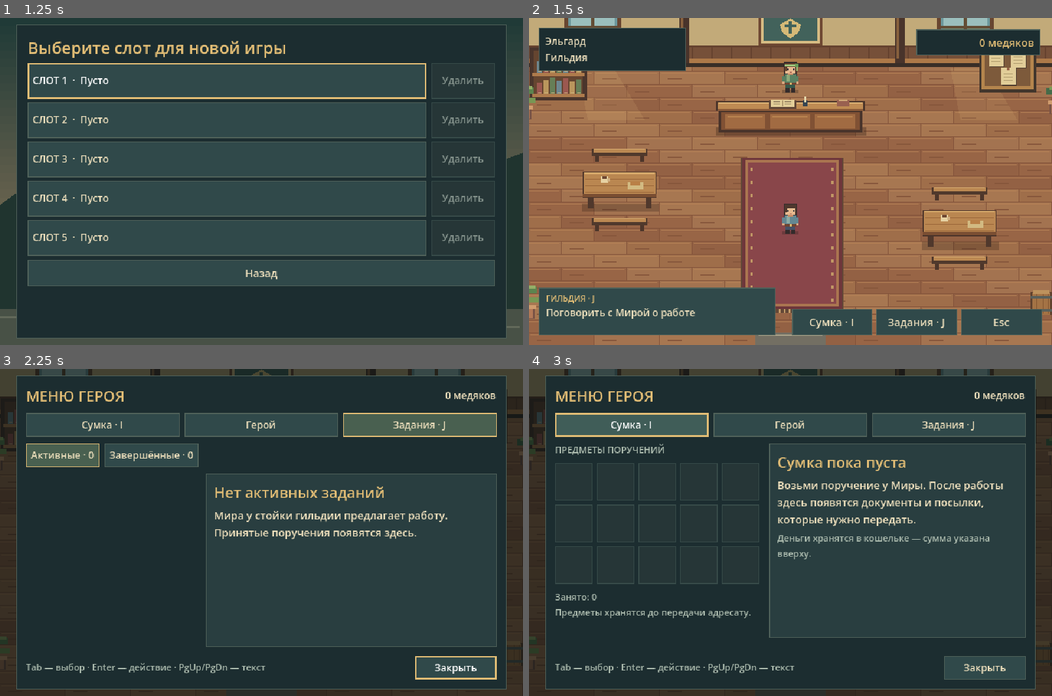
Above: before the commit, frames 1-4 (two rows, left to right).
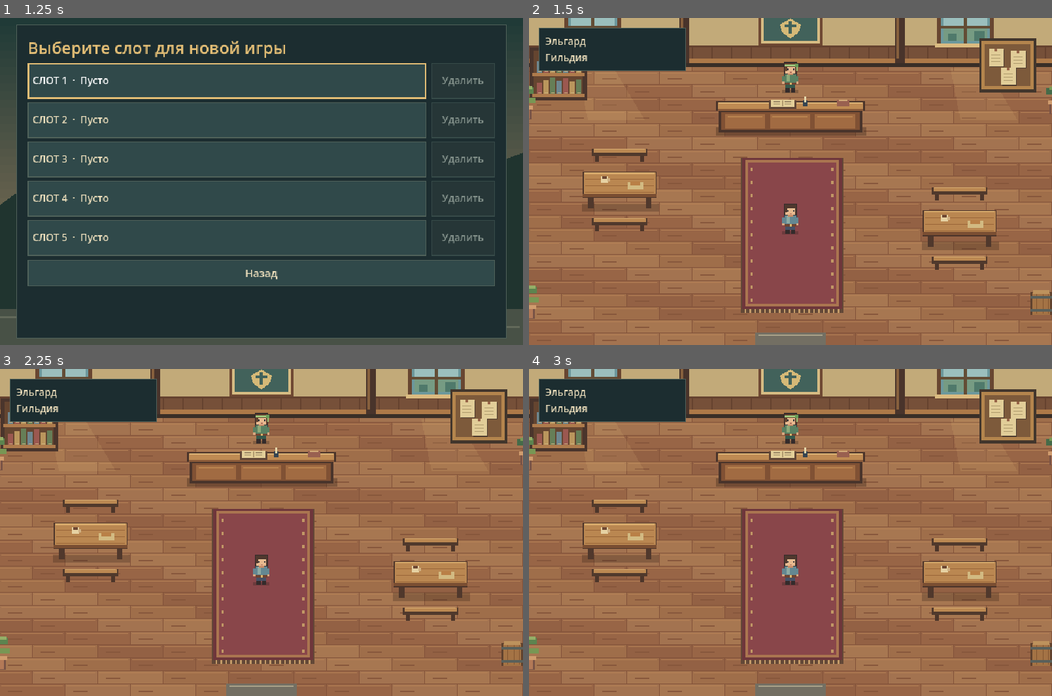
Above: after the commit, the same moments.

Repository: Zmeika-odinochka/EllaraRPG
Game: Godot game, scene res://scenes/main_menu.tscn
The game is run twice, just before and just after one commit, with the same random seed, the same clock (stepped at 60 frames per second) and the same inputs.
Inputs (mouse positions are in pixels of both pictures, inside the frame that each line leads up to):
- Up to frame 1 (1.25 s): click "Новая игра" at 0.5 s
- Up to frame 2 (1.5 s): click "СЛОТ 1 · Пусто" at 1.25 s
- Up to frame 3 (2.25 s): click (130, 663) at 2 s, where only the run before the commit has a clickable "ГИЛЬДИЯ · J"
- Up to frame 4 (3 s): click (633, 424) at 2.75 s, where only the run before the commit has a clickable "Сумка · I"

Frame 1 is identical in both runs. In frame 2, 12% of the frame differs, in the area x 1-99%, y 3-97%; in frame 3, 97%, in the area x 0-100%, y 0-100%; in frame 4, 97%.

Commit message:
Simplify HUD and show only active objective at top right

Diff:
--- a/scripts/game_hud.gd
+++ b/scripts/game_hud.gd
@@ -3,11 +3,7 @@
 var world: Node
 var state: Node
 var objective_label: Label
-var wallet_label: Label
 var activity_label: Label
-var tracker_title: Label
-var tracker: Button
-var toolbar: HBoxContainer
 var action_button: Button
 var toast: Label
 var toast_remaining := 0.0
@@ -29,36 +25,14 @@
 	controls.add_child(location)
 	var title := UI.label(world.location_title.replace(" · ", "\n"), 12)
 	location.add_child(title)
-	wallet_label = UI.label("", 13, UI.GOLD)
-	wallet_label.position = Vector2(474, 14)
-	wallet_label.size = Vector2(152, 28)
-	wallet_label.horizontal_alignment = HORIZONTAL_ALIGNMENT_RIGHT
-	wallet_label.add_theme_stylebox_override("normal", UI.panel_style(UI.DARK, "50625a", 7))
-	controls.add_child(wallet_label)
-	tracker = UI.button("")
-	tracker.position = Vector2(12, 330)
-	tracker.size = Vector2(290, 58)
-	tracker.tooltip_text = "Открыть журнал заданий · J"
-	tracker.pressed.connect(open_menu.bind("quests"))
-	controls.add_child(tracker)
-	tracker_title = UI.label("ТЕКУЩАЯ ЦЕЛЬ · J", 10, UI.GOLD)
-	tracker_title.position = Vector2(9, 6)
-	tracker_title.size.x = 272
-	tracker.add_child(tracker_title)
 	objective_label = UI.label("", 12)
-	objective_label.position = Vector2(9, 22)
-	objective_label.size = Vector2(272, 31)
-	tracker.add_child(objective_label)
-	toolbar = HBoxContainer.new()
-	toolbar.position = Vector2(322, 356)
-	toolbar.size = Vector2(306, 32)
-	toolbar.add_theme_constant_override("separation", 5)
-	controls.add_child(toolbar)
-	for entry in [["Сумка · I", "inventory"], ["Задания · J", "quests"], ["Esc", "pause"]]:
-		var b := UI.button(entry[0])
-		b.size_flags_horizontal = Control.SIZE_EXPAND_FILL
-		b.pressed.connect(open_menu.bind(entry[1]))
-		toolbar.add_child(b)
+	objective_label.position = Vector2(350, 14)
+	objective_label.size = Vector2(278, 40)
+	objective_label.horizontal_alignment = HORIZONTAL_ALIGNMENT_RIGHT
+	objective_label.add_theme_color_override("font_shadow_color", Color("182525"))
+	objective_label.add_theme_constant_override("shadow_offset_x", 1)
+	objective_label.add_theme_constant_override("shadow_offset_y", 1)
+	controls.add_child(objective_label)
 	action_button = UI.button("", true)
 	action_button.position = Vector2(438, 320)
 	action_button.size = Vector2(190, 28)
@@ -78,15 +52,10 @@
 	state.save_failed.connect(on_save_failed)
 	refresh()
 
-func open_menu(context: String) -> void:
-	if not world.can_manual_save(): return
-	if context == "pause": world.pause_menu.open_pause()
-	else: world.open_character_panel(context)
-
 func refresh() -> void:
-	objective_label.text = state.objective()
-	wallet_label.text = "%d медяков" % state.personal_coins
-	tracker_title.text = "ТЕКУЩАЯ ЦЕЛЬ · J" if not state.current_tracked_quest().is_empty() else "ГИЛЬДИЯ · J"
+	var has_objective: bool = not state.current_tracked_quest().is_empty()
+	objective_label.text = state.objective() if has_objective else ""
+	objective_label.visible = has_objective
 	if state.personal_coins > previous_coins:
 		show_toast("Получено %d медяков" % (state.personal_coins - previous_coins))
 	previous_coins = state.personal_coins
--- a/scripts/world_location.gd
+++ b/scripts/world_location.gd
@@ -15,7 +15,6 @@
 var prompt: Label
 var portal_prompt: Label
 var objective_label: Label
-var wallet_label: Label
 var activity_label: Label
 var hud: CanvasLayer
 var pause_menu: CanvasLayer
@@ -89,7 +88,6 @@
 	hud = preload("res://scripts/game_hud.gd").new()
 	add_child(hud)
 	objective_label = hud.objective_label
-	wallet_label = hud.wallet_label
 	activity_label = hud.activity_label
 	prompt = make_prompt("E · " + npc_name, npc_prompt_at)
 	prompt.name = "NpcPrompt"
@@ -169,7 +167,7 @@
 		state.transition_autosave_pending = false
 		transitioning = false
 		player.set_controls_enabled(true)
-		objective_label.text = "Не удалось открыть локацию. Попробуйте ещё раз."
+		hud.show_toast("Не удалось открыть локацию. Попробуйте ещё раз.", 8.0)
 		push_error("Scene transition failed: " + error_string(result))
 
 
--- a/tests/quest_completion.gd
+++ b/tests/quest_completion.gd
@@ -117,7 +117,7 @@
 	await capture("mira-payment.png")
 	await press_primary()
 	check(state.quest_stage == state.QuestStage.COMPLETED and state.personal_coins == 18, "Reward pays 18 coins once")
-	check(game.wallet_label.text == "18 медяков", "HUD wallet updates")
+	check(not game.objective_label.visible, "Completed final quest clears HUD objective")
 	await capture("mira-paid.png")
 	game.dialogue.accept_button.pressed.emit()
 	state.claim_reward()
@@ -135,7 +135,7 @@
 	game.character_panel.close_button.pressed.emit()
 	await frames()
 	await travel_at(Vector2(384, 428))
-	check(state.personal_coins == 18 and game.wallet_label.text == "18 медяков", "Personal wallet survives travel")
+	check(state.personal_coins == 18, "Personal wallet survives travel")
 	await interact_at(Vector2(526, 281))
 	check(not game.dialogue.accept_button.visible, "Corvin cannot restart completed quest")
 	game.dialogue.close_button.pressed.emit()
--- a/tests/ui_workflow.gd
+++ b/tests/ui_workflow.gd
@@ -12,10 +12,11 @@
 	state.active_slot = 1
 	state.game_active = true
 	game = await load_world(state.GUILD_SCENE)
+	check(not game.objective_label.visible and game.objective_label.text.is_empty(), "No quest leaves HUD objective empty")
 	await capture("hud.png")
-	game.hud.toolbar.get_child(0).pressed.emit()
+	await key_press(KEY_I)
 	await frames()
-	check(game.character_panel.mode == "inventory" and not game.player.controls_enabled, "HUD opens bag with movement blocked")
+	check(game.character_panel.mode == "inventory" and not game.player.controls_enabled, "I opens bag with movement blocked")
 	fits(game.character_panel.panel, "Bag fits viewport")
 	await capture("bag-empty.png")
 	await key_press(KEY_J)
@@ -47,6 +48,9 @@
 	state.accept_side_quest("archive")
 	state.accept_side_quest("parcel")
 	state.meet_corvin()
+	await frames()
+	fits(game.objective_label, "Current objective fits top-right HUD")
+	await capture("hud-active.png")
 	await key_press(KEY_J)
 	check(game.character_panel.quest_buttons.size() == 3, "All three accepted quests visible at once")
 	await key_press(KEY_PAGEDOWN)
Binary file added: docs/screenshots/hud-active.png
Binary file changed: docs/screenshots/hud.png
Not shown, changed: DEVELOPMENT_LOG.md
Not shown, changed: PROJECT_STATE.md
Not shown, changed: README.md
Not shown, changed: docs/UI_DESIGN.md
